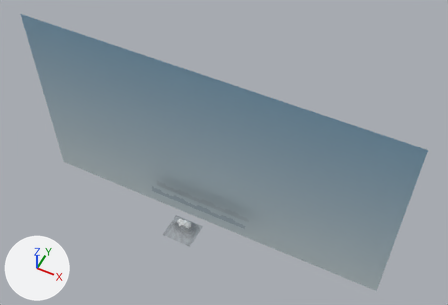
A saved change to the glTF model app/src/main/assets/models/elbrus_terrain.glb.
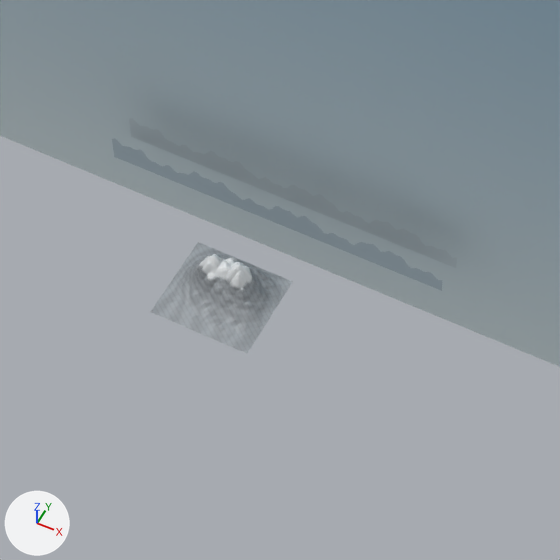
Old and new are each drawn whole from a camera (50 mm lens) standing at (101.0, -155.0, 266.0) and looking at (11.0, 26.0, 39.0) and again close up on the part from 27% to 62% of the width and 48% to 100% of the height. Arrows for +X, +Y and +Z are at lower left; the lights stay in place. The older version's two pictures come first. Where no turn or scale is listed for an object, it has been applied to the vertices.

In view in the first close-up: 'distant', 'distant_haze', 'sky', 'terrain'.
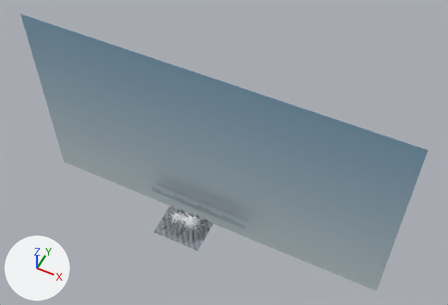
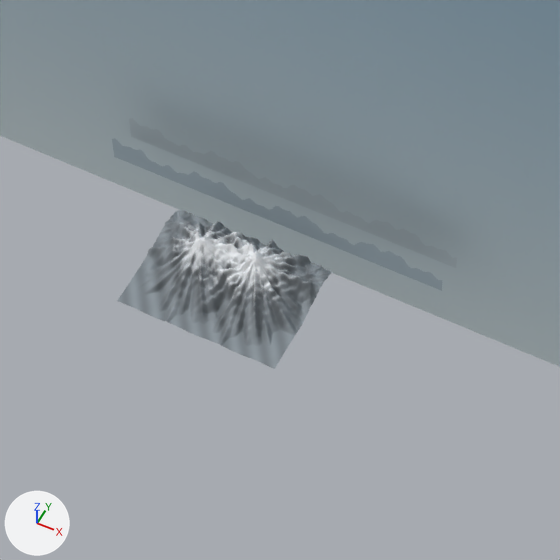
Patch to the scene script:
```diff
--- a/app/src/main/assets/models/elbrus_terrain.glb.py
+++ b/app/src/main/assets/models/elbrus_terrain.glb.py
@@ mat_material_0 @@
+mat_material_0 = bpy.data.materials.new('Material_0')
+mat_material_0.use_nodes = True; mat_material_0.node_tree.nodes.clear()
+_N = mat_material_0.node_tree.nodes; _L = mat_material_0.node_tree.links
+n0 = _N.new('ShaderNodeBsdfPrincipled'); n0.name = 'Principled BSDF'
+n0.inputs[2].default_value = 1.0  # 'Roughness'
+n1 = _N.new('ShaderNodeOutputMaterial'); n1.name = 'Material Output'
+n2 = _N.new('ShaderNodeVertexColor'); n2.name = 'Color Attribute'
+_L.new(n0.outputs[0], n1.inputs[0])  # 'BSDF' to 'Surface'
+_L.new(n2.outputs[0], n0.inputs[0])  # 'Color' to 'Base Color'
@@ me_geometry_0 @@
+me_geometry_0.from_pydata(...)  # 19800 vertices, 39022 faces; spans x -13.0..13.0, y -8.0..10.0, z -0.1..9.2
+me_geometry_0.materials.append(mat_material_0)
@@ ob_terrain @@
-ob_terrain = bpy.data.objects.new('terrain', me_terrain)
-ob_terrain.location = (0.0, 0.0, 0.0)
@@ ob_elbrus_rocksnow_optimized @@
+ob_elbrus_rocksnow_optimized = bpy.data.objects.new('Elbrus_RockSnow_Optimized', me_geometry_0)
+ob_elbrus_rocksnow_optimized.location = (0.0, 0.0, 0.0)
```

Pixel boxes [x1, y1, x2, y2] of what changed, in the close-ups (560 x 560 px):
'Elbrus_RockSnow_Optimized', added: after [117, 210, 332, 369]
'terrain', deleted: before [151, 242, 293, 353]
